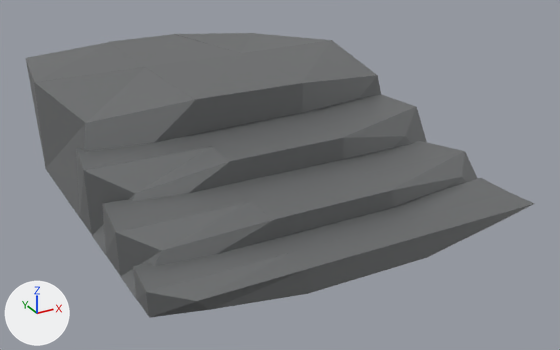
Renders of the glTF model stone_base.glb from each side of a commit.
Both versions are drawn from a 50 mm camera at (-0.0955, -0.2252, 0.1092) aimed at (0.0214, -0.0127, 0.003). The axes (+X, +Y, +Z) are drawn at lower left. The lights are the same throughout. Where no turn or scale is listed for an object, it has been applied to the vertices. Vertices at the same position are counted once.

Objects in the first picture: 'Mesh_Mesh_head_geo.001_lambert2SG.001'.
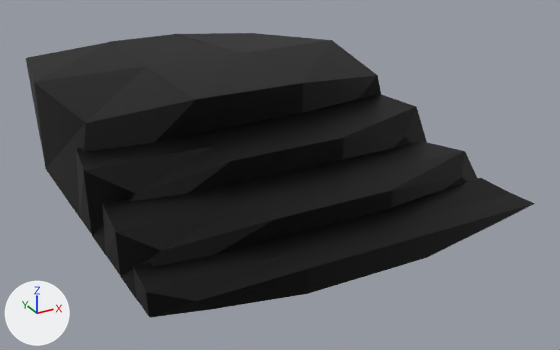
Where the change shows, as pixel boxes [x1, y1, x2, y2] in the pictures (560 x 350 px; the box of a moved part takes in the faces that stretch with it):
part 1 of me_mesh_0, moved or reshaped: before [117, 40, 404, 292]; after [117, 40, 391, 250]
part 2 of me_mesh_0, moved or reshaped: before [390, 190, 423, 210]; after [362, 149, 421, 210]
part 3 of me_mesh_0, deleted: before [46, 151, 80, 218]
part 4 of me_mesh_0, added: after [396, 141, 463, 152]
part 5 of me_mesh_0, recoloured (grey to black): [26, 33, 534, 318] in both

The change, as a diff of the scene's bpy script:
```diff
--- a/stone_base.glb.py
+++ b/stone_base.glb.py
@@ me_mesh_0 @@
 # used by ob_mesh_mesh_head_geo_001_lambert2sg_001; location = (0.0, 0.0, 0.0)
-me_mesh_0.from_pydata(...)  # 913 vertices, 2619 faces; spans x -0.048..0.068, y -0.083..0.083, z -0.002..0.035
+me_mesh_0.from_pydata(...)  # 914 vertices, 2621 faces; spans x -0.048..0.068, y -0.083..0.083, z -0.002..0.035
+# me_mesh_0 part 1: 15 vertices moved within x -0.009..0.029, y -0.073..0.03, z 0.003..0.034; 2 vertices removed from x 0.0..0.034, y -0.013..-0.008, z 0.003..0.034; 1 vertex added at x 0.041, y 0.0, z 0.035
+# me_mesh_0 part 2: 8 vertices moved within x 0.029..0.03, y -0.064, z 0.003..0.011; 1 vertex added at x 0.029, y -0.051, z 0.016
+# me_mesh_0 part 3: 1 vertex removed from x -0.047, y 0.0, z 0.003
+# me_mesh_0 part 4: 1 vertex added at x 0.066, y -0.044, z 0.016
+# me_mesh_0 part 5: 1216 kept faces spanning x -0.048..0.068, y -0.083..0.083, z -0.002..0.035 get new vertex colours
 me_mesh_0.materials.append(mat_lambert2sg_001)
```
